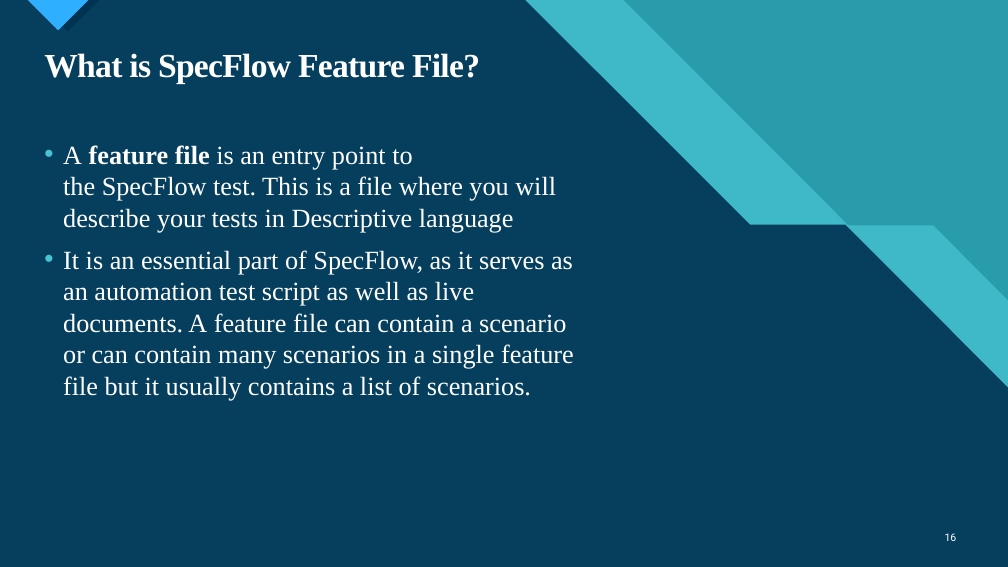
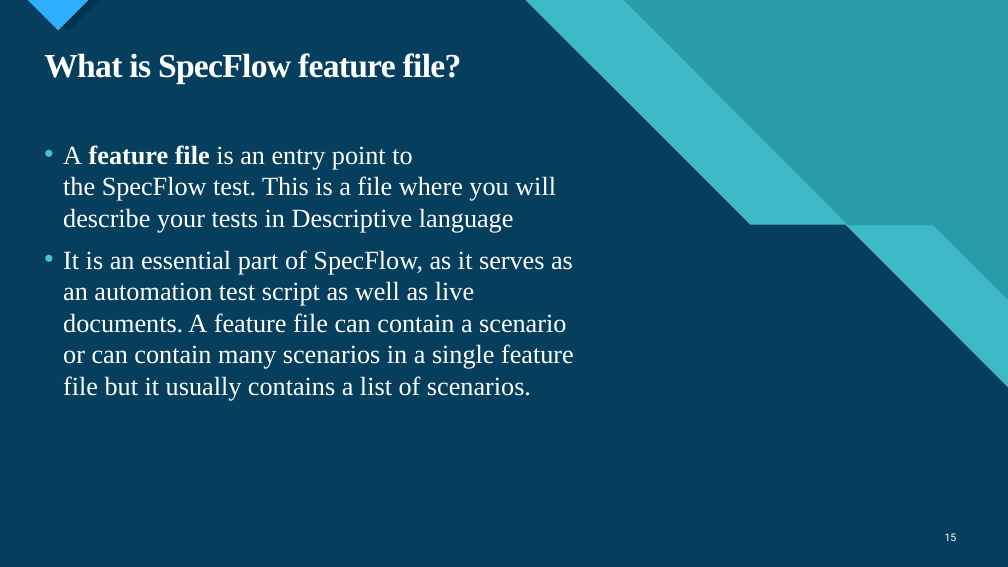
Before and after one commit to ngohungphuc/Presentation, a slide deck: slide 15 of Selenium/Specflow/Web Automation Test with Specflow.pptx (slide 16 before the commit). Drawn at 1008x567 pixels with LibreOffice and Linux fonts; fonts in the diff are those of the drawing. Boxes give left, top, right and bottom in pixels: in the first picture for what was removed or moved away, otherwise in the second. Text is boxed around its words. In the diff, an @@ line names an element or a change of style, - is before the commit and + after.

```diff
--- a/Selenium/Specflow/Web Automation Test with Specflow.pptx
+++ b/Selenium/Specflow/Web Automation Test with Specflow.pptx
@@ title at <box>44,53,462,84</box>: text changed @@
-What is SpecFlow Feature File?
+What is SpecFlow feature file?
@@ page number at <box>945,533,957,541</box>: text changed @@
-16
+15
```
Also in this commit, not shown: 12 other slides changed, 2 slides added, 3 slides removed.
